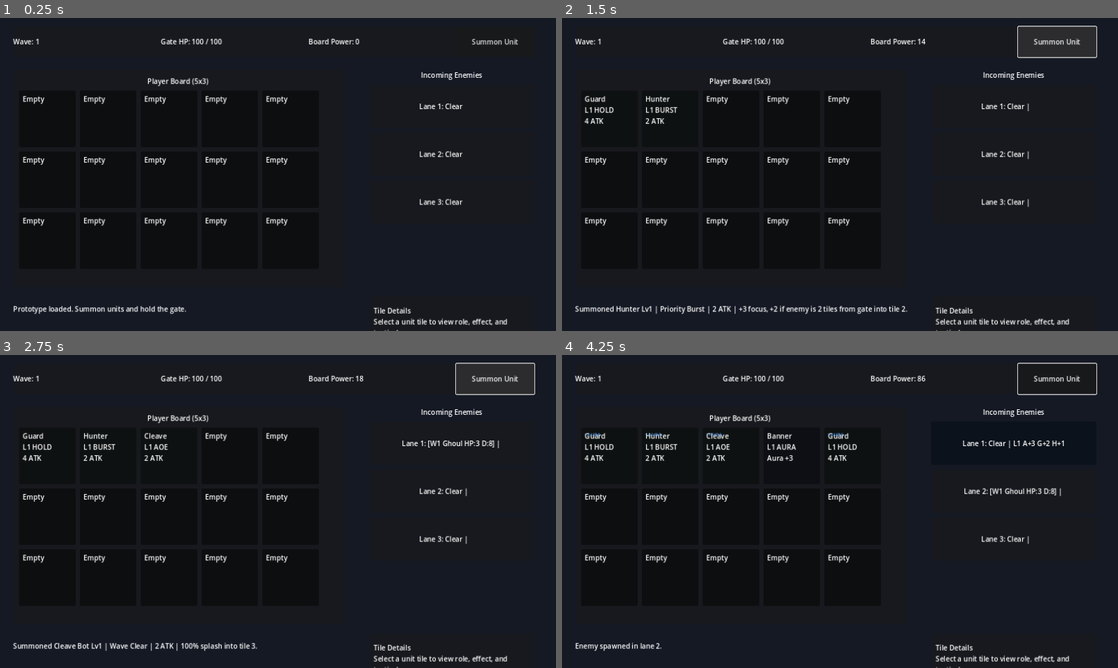
Above: before the commit, frames 1-4 (two rows, left to right).
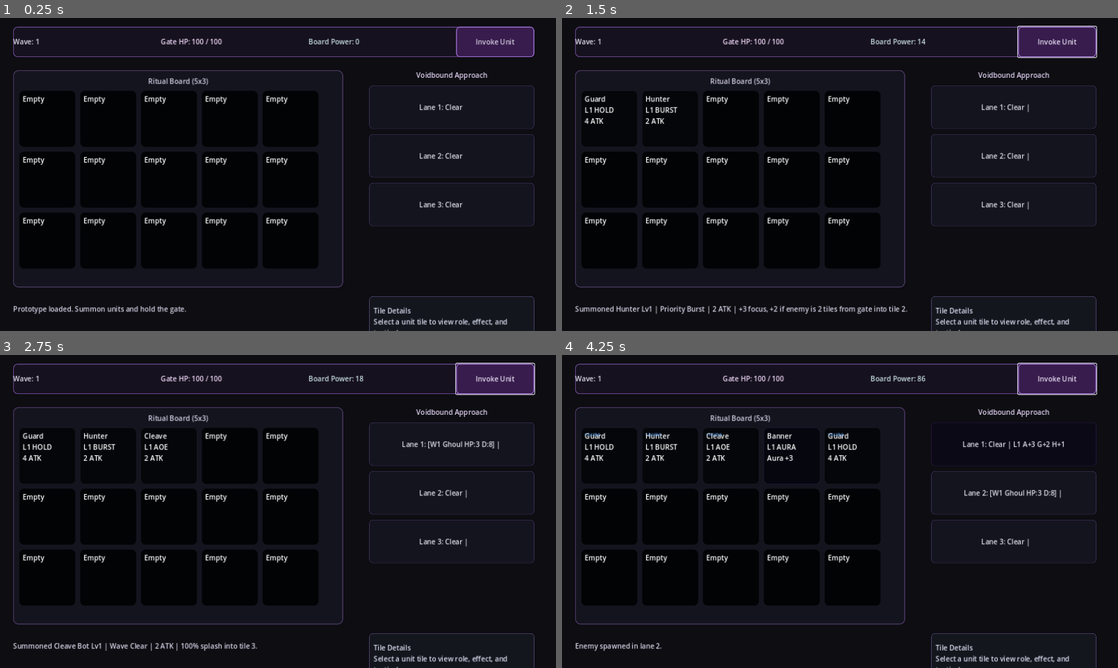
Above: after the commit, the same moments.

Repository: D3MISEarch/AbyssFall-merge-defense
Game: Godot game, scene res://scenes/Main.tscn
Two runs of this game, one before a commit and one after it. Both use one fixed random seed, a clock stepped at 60 frames per second and the inputs below.
Inputs (mouse positions are in pixels of both pictures, inside the frame that each line leads up to):
- Up to frame 1 (0.25 s): no input
- Up to frame 2 (1.5 s): click "Summon Unit" (after the commit: "Invoke Unit") at 0.5 s; click "Summon Unit" (after the commit: "Invoke Unit") at 1.25 s
- Up to frame 3 (2.75 s): click "Summon Unit" (after the commit: "Invoke Unit") at 2 s
- Up to frame 4 (4.25 s): tap Enter at 2.75 s; move the mouse to (962, 495) at 2.77 s; click (962, 495) at 2.92 s; tap Space at 3.5 s; move the mouse to (728, 527) at 3.52 s; click (728, 527) at 3.67 s

The runs differ from the first frame. In frame 1, 3.8% of the frame differs, in the area x 2-97%, y 2-100%; in frame 2, 4.0%; in frame 3, 4.0%; in frame 4, 3.9%.

Commit message:
Add dark-fantasy atmosphere and UI reskin pass

Diff:
--- a/scripts/main.gd
+++ b/scripts/main.gd
@@ -70,15 +70,15 @@
 }
 
 const SUPPORT_PANEL_COLOR: Color = Color(0.33, 0.33, 0.54, 1.0)
-const ATTACK_PANEL_COLOR: Color = Color(0.31, 0.47, 0.38, 1.0)
-const EMPTY_PANEL_COLOR: Color = Color(0.22, 0.24, 0.31, 1.0)
-const SELECTED_PANEL_COLOR: Color = Color(0.92, 0.75, 0.32, 1.0)
+const ATTACK_PANEL_COLOR: Color = Color(0.22, 0.30, 0.33, 1.0)
+const EMPTY_PANEL_COLOR: Color = Color(0.13, 0.14, 0.18, 1.0)
+const SELECTED_PANEL_COLOR: Color = Color(0.58, 0.47, 0.76, 1.0)
 const MERGE_FLASH_COLOR: Color = Color(0.98, 0.97, 0.72, 1.0)
 const LANE_HIT_FLASH_COLOR: Color = Color(0.78, 0.28, 0.28, 1.0)
 const LANE_SPLASH_FLASH_COLOR: Color = Color(0.92, 0.62, 0.25, 1.0)
-const LANE_AURA_COLOR: Color = Color(0.28, 0.55, 0.84, 1.0)
-const LANE_IDLE_COLOR: Color = Color(1.0, 1.0, 1.0, 1.0)
-const SUPPORT_AURA_TILE_COLOR: Color = Color(0.52, 0.74, 1.0, 1.0)
+const LANE_AURA_COLOR: Color = Color(0.49, 0.34, 0.64, 1.0)
+const LANE_IDLE_COLOR: Color = Color(0.80, 0.80, 0.88, 1.0)
+const SUPPORT_AURA_TILE_COLOR: Color = Color(0.67, 0.52, 0.90, 1.0)
 const BUFF_TYPE_SUPPORT: String = "support_damage"
 const BUFF_TYPE_PROTECTION: String = "protection_holy"
 const BUFF_TYPE_ATTACK: String = "attack_rage"
@@ -122,12 +122,18 @@
 
 @onready var summon_button: Button = $TopBar/TopRow/SummonButton
 @onready var status_label: Label = $StatusLabel
+@onready var background_rect: ColorRect = $Background
+@onready var board_panel: Panel = $Board
 @onready var wave_label: Label = $TopBar/TopRow/WaveLabel
 @onready var gate_label: Label = $TopBar/TopRow/GateLabel
 @onready var board_power_label: Label = $TopBar/TopRow/BoardPowerLabel
 @onready var loss_label: Label = $LossLabel
 @onready var tile_grid: GridContainer = $Board/BoardMargin/BoardContent/TileGrid
+@onready var board_label: Label = $Board/BoardMargin/BoardContent/BoardLabel
+@onready var enemy_lane_box: VBoxContainer = $EnemyLane
+@onready var enemy_title_label: Label = $EnemyLane/EnemyTitle
 @onready var unit_detail_label: Label = $UnitDetailPanel/UnitDetailLabel
+@onready var unit_detail_panel: Panel = $UnitDetailPanel
 @onready var enemy_labels: Array[Label] = [
 	$EnemyLane/Enemy1/Enemy1Label,
 	$EnemyLane/Enemy2/Enemy2Label,
@@ -139,8 +145,10 @@
 	$EnemyLane/Enemy3
 ]
 @onready var top_bar_panel: Panel = $TopBar
+@onready var top_row: HBoxContainer = $TopBar/TopRow
 
 func _ready() -> void:
+	_apply_dark_fantasy_theme()
 	board_units.resize(BOARD_COLUMNS * BOARD_ROWS)
 	for i in board_units.size():
 		board_units[i] = {}
@@ -231,6 +239,7 @@
 		panel.mouse_filter = Control.MOUSE_FILTER_STOP
 		panel.gui_input.connect(_on_tile_gui_input.bind(i))
 
+	_style_tile_panels_base()
 	summon_button.pressed.connect(_on_summon_pressed)
 	_render_board()
 	_update_gate_ui()
@@ -240,6 +249,151 @@
 	loss_label.visible = false
 	status_label.text = "Prototype loaded. Summon units and hold the gate."
 	_update_selection_detail()
+
+func _apply_dark_fantasy_theme() -> void:
+	background_rect.color = Color(0.05, 0.05, 0.07, 1.0)
+	_apply_background_atmosphere()
+	_style_board_panel()
+	_style_top_bar()
+	_style_enemy_lanes()
+	_style_unit_detail_panel()
+	_style_status_labels()
+
+func _apply_background_atmosphere() -> void:
+	var forest_shadow: ColorRect = ColorRect.new()
+	forest_shadow.anchors_preset = Control.PRESET_FULL_RECT
+	forest_shadow.offset_top = 110.0
+	forest_shadow.color = Color(0.05, 0.10, 0.09, 0.62)
+	forest_shadow.mouse_filter = Control.MOUSE_FILTER_IGNORE
+	add_child(forest_shadow)
+	move_child(forest_shadow, get_child_count() - 1)
+
+	var abyss_haze: ColorRect = ColorRect.new()
+	abyss_haze.anchors_preset = Control.PRESET_FULL_RECT
+	abyss_haze.offset_left = 420.0
+	abyss_haze.offset_top = 130.0
+	abyss_haze.offset_right = -170.0
+	abyss_haze.offset_bottom = -80.0
+	abyss_haze.color = Color(0.28, 0.12, 0.38, 0.18)
+	abyss_haze.mouse_filter = Control.MOUSE_FILTER_IGNORE
+	add_child(abyss_haze)
+	move_child(abyss_haze, get_child_count() - 1)
+
+	var gate_glow: ColorRect = ColorRect.new()
+	gate_glow.anchors_preset = Control.PRESET_FULL_RECT
+	gate_glow.offset_left = 16.0
+	gate_glow.offset_top = 20.0
+	gate_glow.offset_right = -16.0
+	gate_glow.offset_bottom = -600.0
+	gate_glow.color = Color(0.54, 0.17, 0.71, 0.17)
+	gate_glow.mouse_filter = Control.MOUSE_FILTER_IGNORE
+	add_child(gate_glow)
+	move_child(gate_glow, get_child_count() - 1)
+
+func _style_board_panel() -> void:
+	var board_style: StyleBoxFlat = StyleBoxFlat.new()
+	board_style.bg_color = Color(0.08, 0.08, 0.12, 0.94)
+	board_style.border_width_left = 2
+	board_style.border_width_top = 2
+	board_style.border_width_right = 2
+	board_style.border_width_bottom = 2
+	board_style.border_color = Color(0.35, 0.26, 0.46, 0.78)
+	board_style.corner_radius_top_left = 12
+	board_style.corner_radius_top_right = 12
+	board_style.corner_radius_bottom_left = 12
+	board_style.corner_radius_bottom_right = 12
+	board_panel.add_theme_stylebox_override("panel", board_style)
+	board_label.text = "Ritual Board (5x3)"
+	board_label.modulate = Color(0.84, 0.82, 0.91, 1.0)
+
+func _style_top_bar() -> void:
+	var top_style: StyleBoxFlat = StyleBoxFlat.new()
+	top_style.bg_color = Color(0.09, 0.07, 0.12, 0.96)
+	top_style.border_width_left = 2
+	top_style.border_width_top = 2
+	top_style.border_width_right = 2
+	top_style.border_width_bottom = 2
+	top_style.border_color = Color(0.43, 0.29, 0.58, 0.88)
+	top_style.corner_radius_top_left = 10
+	top_style.corner_radius_top_right = 10
+	top_style.corner_radius_bottom_left = 10
+	top_style.corner_radius_bottom_right = 10
+	top_bar_panel.add_theme_stylebox_override("panel", top_style)
+	top_row.add_theme_constant_override("separation", 20)
+	wave_label.modulate = Color(0.88, 0.87, 0.94, 1.0)
+	gate_label.modulate = Color(0.93, 0.84, 0.97, 1.0)
+	board_power_label.modulate = Color(0.78, 0.87, 0.90, 1.0)
+
+	var summon_style: StyleBoxFlat = StyleBoxFlat.new()
+	summon_style.bg_color = Color(0.23, 0.12, 0.30, 1.0)
+	summon_style.border_width_left = 2
+	summon_style.border_width_top = 2
+	summon_style.border_width_right = 2
+	summon_style.border_width_bottom = 2
+	summon_style.border_color = Color(0.63, 0.46, 0.81, 0.95)
+	summon_style.corner_radius_top_left = 8
+	summon_style.corner_radius_top_right = 8
+	summon_style.corner_radius_bottom_left = 8
+	summon_style.corner_radius_bottom_right = 8
+	summon_button.add_theme_stylebox_override("normal", summon_style)
+	summon_button.add_theme_stylebox_override("hover", summon_style)
+	summon_button.add_theme_stylebox_override("pressed", summon_style)
+	summon_button.text = "Invoke Unit"
+	summon_button.modulate = Color(0.95, 0.92, 1.0, 1.0)
+
+func _style_enemy_lanes() -> void:
+	enemy_lane_box.add_theme_constant_override("separation", 12)
+	enemy_title_label.text = "Voidbound Approach"
+	enemy_title_label.modulate = Color(0.88, 0.82, 0.94, 1.0)
+	for lane_panel in enemy_panels:
+		var lane_style: StyleBoxFlat = StyleBoxFlat.new()
+		lane_style.bg_color = Color(0.10, 0.10, 0.14, 0.95)
+		lane_style.border_width_left = 1
+		lane_style.border_width_top = 1
+		lane_style.border_width_right = 1
+		lane_style.border_width_bottom = 1
+		lane_style.border_color = Color(0.39, 0.29, 0.50, 0.76)
+		lane_style.corner_radius_top_left = 8
+		lane_style.corner_radius_top_right = 8
+		lane_style.corner_radius_bottom_left = 8
+		lane_style.corner_radius_bottom_right = 8
+		lane_panel.add_theme_stylebox_override("panel", lane_style)
+	for lane_label in enemy_labels:
+		lane_label.modulate = Color(0.88, 0.88, 0.93, 1.0)
+
+func _style_unit_detail_panel() -> void:
+	var detail_style: StyleBoxFlat = StyleBoxFlat.new()
+	detail_style.bg_color = Color(0.08, 0.09, 0.12, 0.92)
+	detail_style.border_width_left = 1
+	detail_style.border_width_top = 1
+	detail_style.border_width_right = 1
+	detail_style.border_width_bottom = 1
+	detail_style.border_color = Color(0.37, 0.30, 0.51, 0.85)
+	detail_style.corner_radius_top_left = 8
+	detail_style.corner_radius_top_right = 8
+	detail_style.corner_radius_bottom_left = 8
+	detail_style.corner_radius_bottom_right = 8
+	unit_detail_panel.add_theme_stylebox_override("panel", detail_style)
+	unit_detail_label.modulate = Color(0.86, 0.88, 0.95, 1.0)
+
+func _style_status_labels() -> void:
+	status_label.modulate = Color(0.84, 0.83, 0.90, 1.0)
+	loss_label.modulate = Color(0.97, 0.52, 0.67, 1.0)
+
+func _style_tile_panels_base() -> void:
+	for panel in tile_panels:
+		var tile_style: StyleBoxFlat = StyleBoxFlat.new()
+		tile_style.bg_color = Color(0.06, 0.07, 0.10, 0.96)
+		tile_style.border_width_left = 1
+		tile_style.border_width_top = 1
+		tile_style.border_width_right = 1
+		tile_style.border_width_bottom = 1
+		tile_style.border_color = Color(0.34, 0.31, 0.40, 0.75)
+		tile_style.corner_radius_top_left = 10
+		tile_style.corner_radius_top_right = 10
+		tile_style.corner_radius_bottom_left = 10
+		tile_style.corner_radius_bottom_right = 10
+		panel.add_theme_stylebox_override("panel", tile_style)
 
 func _process(delta: float) -> void:
 	if game_over:
